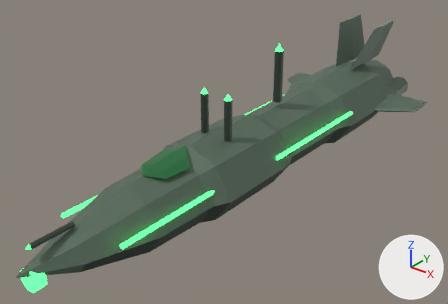
Two versions of the glTF model media/models/arcwing-carrier-hull.gltf, one commit apart.
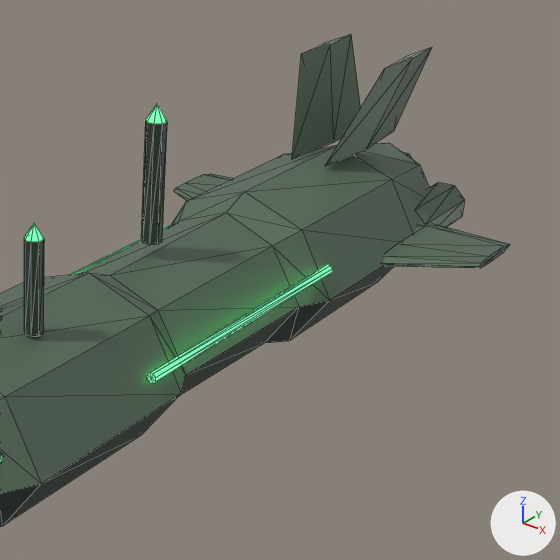
Each version appears first whole from a 50 mm lens placed at (4.35, -6.19, 3.54), pointed at (-0.2, -0.51, 0.02), and next in a close-up on the part from 48% to 100% of the width and 0% to 77% of the height. The axes (+X, +Y, +Z) are drawn at lower right. The lights are the same throughout. The last two pictures show the newer version. The close-ups show mesh edges as thin lines. Vertices at exactly the same position are counted once.

In view in the first close-up: 'arcwing-carrier'.
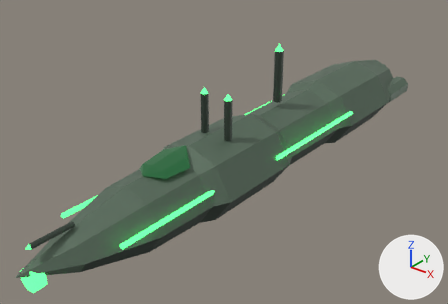
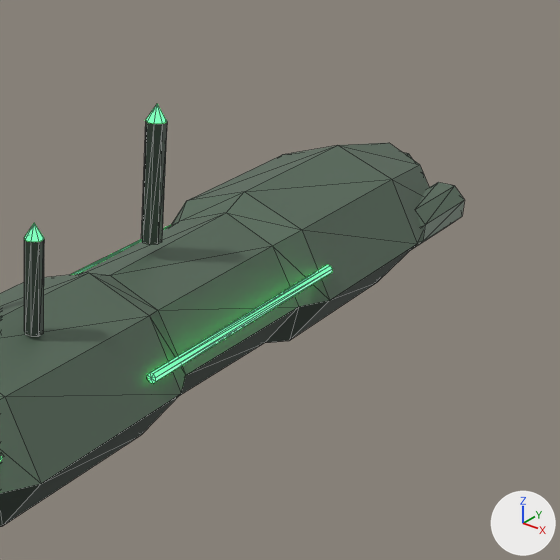
Pixel boxes (x1, y1, x2, y2) of what changed, in the close-ups (560 x 560 px):
'arcwing-carrier', reshaped: before (0, 34, 510, 527); after (0, 104, 465, 527)
part 1 of me_hull, deleted: before (174, 174, 510, 268)
part 2 of me_hull, deleted: before (325, 48, 432, 166)
part 3 of me_hull, deleted: before (292, 34, 361, 159)

The change, as a list of edits to the scene's bpy script:
```text
Change me_hull:
    used by ob_arcwing_carrier; location = (0.0, 0.0, 0.0)
    remove me_hull.from_pydata(...)  # 444 vertices, 816 faces; spans x -1.15..1.15, y -3.8..3.55, z -0.52..1.3
    add me_hull.from_pydata(...)  # 384 vertices, 712 faces; spans x -0.64..0.64, y -3.8..3.55, z -0.52..1.3
    me_hull part 1: the loose piece of 42 vertices spanning x -1.15..1.15, y 1.9..3.0, z -0.1..0.04 is deleted
    me_hull part 2: the loose piece of 9 vertices spanning x 0.08..0.32, y 2.2..3.25, z 0.5..1.1 is deleted
    me_hull part 3: the loose piece of 9 vertices spanning x -0.32..-0.08, y 2.2..3.25, z 0.5..1.1 is deleted
    remove me_hull.materials.append(mat_material_2)  # grey #7d947f
```
